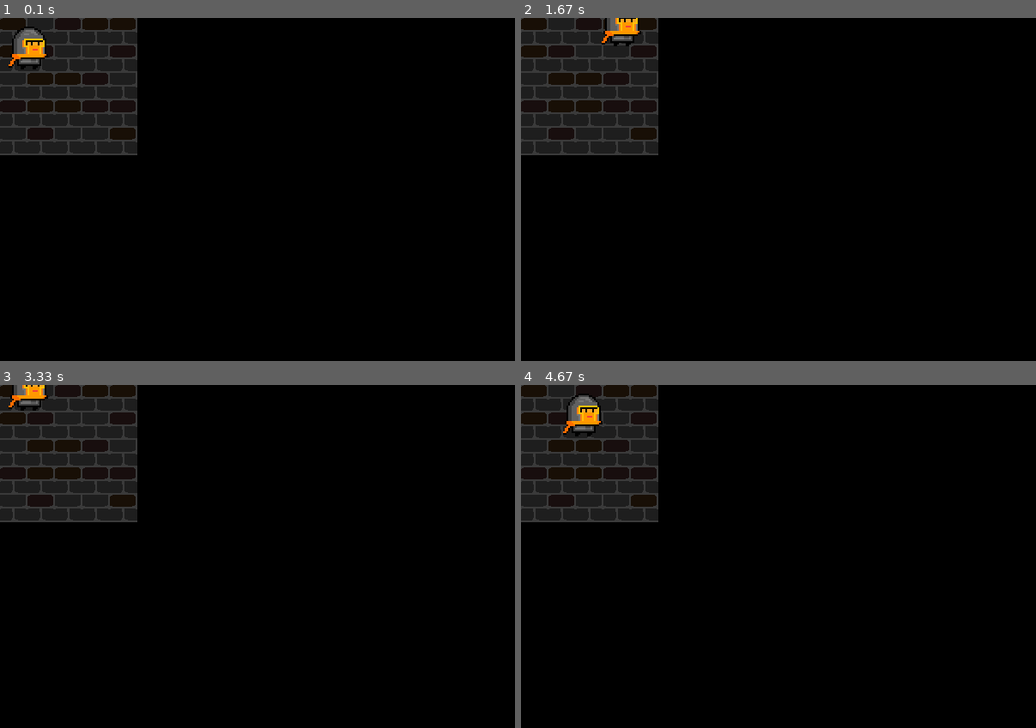
Above: before the commit, frames 1-4 (two rows, left to right).
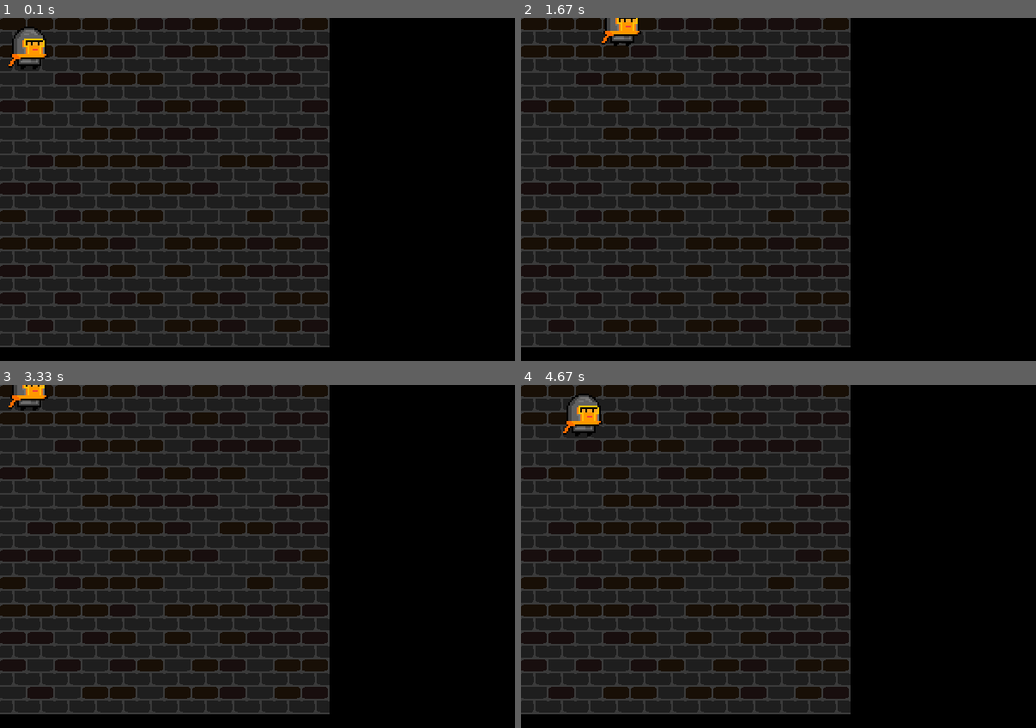
Above: after the commit, the same moments.

Repository: VladislavTuzov/PyGame
Game: pygame game, started from main.py
Same seed, same stepped clock (60 frames per second), same inputs: the game is played once before the commit and once after it.
Inputs:
- Up to frame 1 (0.1 s): no input
- Up to frame 2 (1.67 s): hold Right 0.33-0.8 s; hold Up 0.83-1.13 s; hold Right 1.17-1.63 s
- Up to frame 3 (3.33 s): hold Left 1.67-2.2 s; hold Down 2.23-2.53 s; hold Left 2.57-2.97 s; hold Up from 3 s (still down)
- Up to frame 4 (4.67 s): release Up at 3.37 s; hold Right 3.4-4.03 s; hold Down 4.07-4.43 s; hold Left from 4.47 s (still down)

The runs differ from the first frame. In frame 1, 36% of the frame differs, in the area x 0-64%, y 0-96%; in frame 2, 36%; in frame 3, 36%; in frame 4, 36%.

Commit message:
extend floor size

Diff:
--- a/main.py
+++ b/main.py
@@ -12,7 +12,7 @@
 	pygame.display.set_caption('Hero movement')
 	clock = pygame.time.Clock()
 
-	floor = Floor(5, 5, 'dungeon')
+	floor = Floor(12, 12, 'dungeon')
 	hero = Hero()
 
 	running = True
